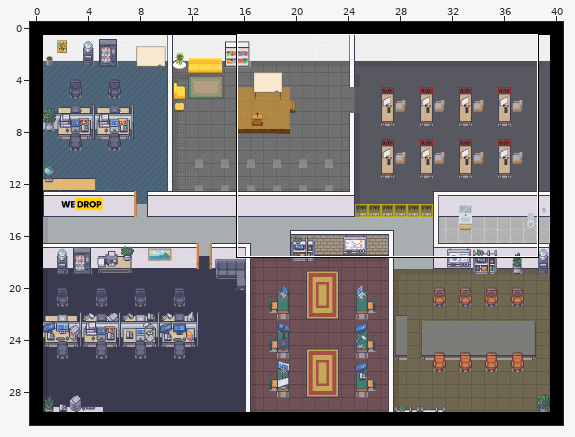
A Tiled map (JSON) gets an edit: office.tmj. Above, an overview of the earlier version with the close-up marked.
Close-up. The starting point:
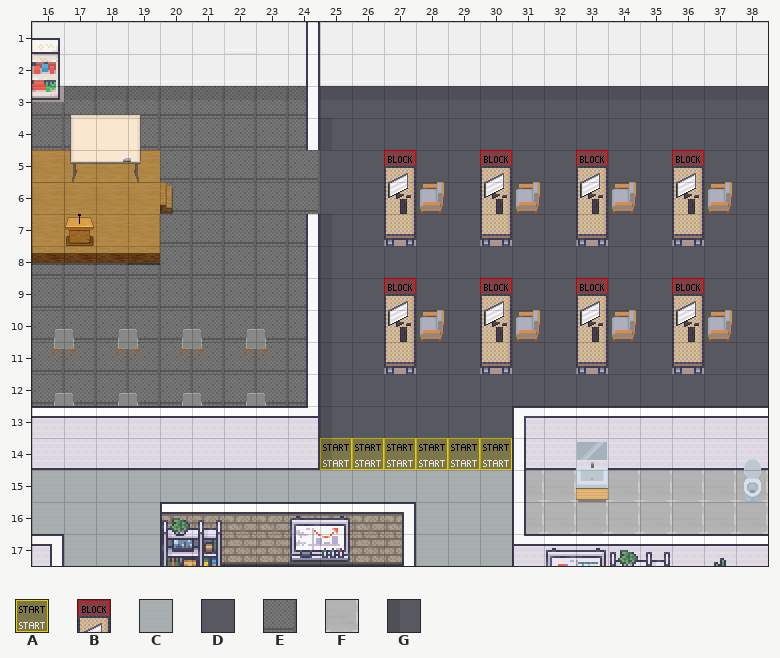
Cells are 32x32 px. Shown: x 16..38, y 1..17.
Key: from "Chunk 1": A 0, B 1, C 2, D 7, E 11, F 14, G 29.
_ is an empty cell, # one hidden under a higher layer.
Layers that did not change in this view are not listed.
Layer "start" before, first column x 17:
 7 ____________________
 8 ____________________
 9 ____________________
10 ____________________
11 ____________________
12 ____________________
13 ____________________
14 ________AAAAAA______
15 ____________________
16 ____________________
17 ____________________
Layer "collisions" before, first column x 19:
 1 ####################
 2 ####################
 3 _____#______________
 4 #____#______________
 5 #_______B__B__B__B__
 6 ________#__#__#__#__
 7 #____#__#__#__#__#__
 8 _____#______________
 9 _____#__B__B__B__B__
10 _____#__#__#__#__#__
11 _____#__#__#__#__#__
12 _____#______________
13 ######______########
14 ######______########
15 ______________#_____
16 _########___________
17 _########___########
Layer "floor/floor1" before, first column x 17:
 7 ###EEEEEDD#DD#DD#DD#
 8 EEEEEEEEDDDDDDDDDDDD
 9 EEEEEEEEDDDDDDDDDDDD
10 EEEEEEEEDD#DD#DD#DD#
11 EEEEEEEEDD#DD#DD#DD#
12 EEEEEEEEDDDDDDDDDDDD
13 ########DDDDDD######
14 ########DDDDDD######
15 CCCCCCCCCCCCCCFFFFFF
16 CCC########CCCFFFFFF
17 CCC########CCC######
Layer "floor/floor2" before, first column x 17:
 7 ________G______
 8 ________G______
 9 ________G______
10 ________G______
11 ________G______
12 ________G______
13 ________G______
14 ________G______
15 _______________
16 _______________
17 _______________
Now the later version:
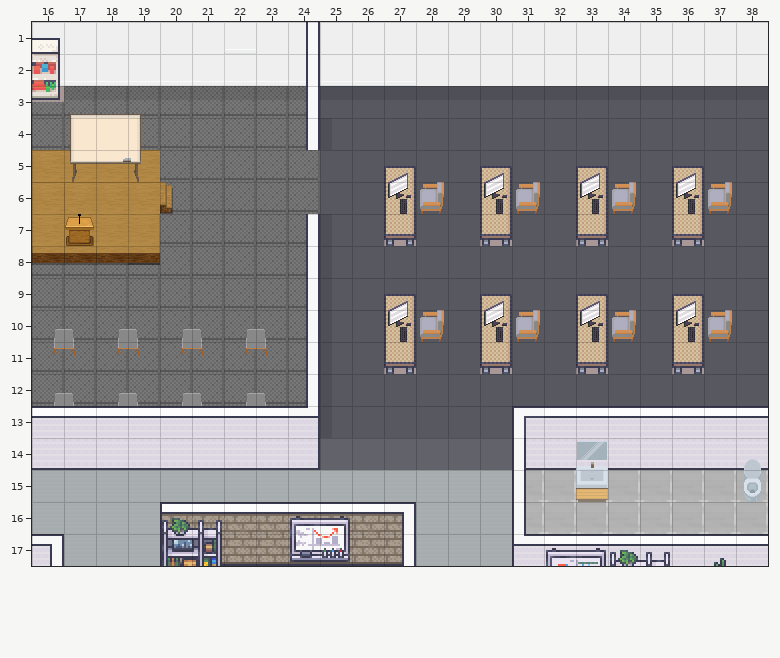
See-through tiles are keyed as they look on the map.
Edits made:
Changed rows in their new state; . is an unchanged cell.
Layer "start" (now hidden):
first column x 25:
14 ______
Layer "collisions" (now hidden):
first column x 27:
 5 _.._.._.._
first column x 27:
 9 _.._.._.._
Layer "floor/floor1":
first column x 25:
14 ______
Layer "floor/floor2":
first column x 25:
14 _
